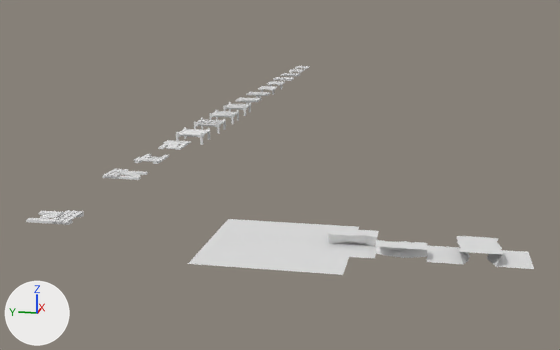
The Blender file art_src/tilesets/cave/cave_wood_walk.blend, before and after one commit.
The view is the same before and after, from a 50 mm lens placed at (-30.0, -16.0, 9.9), pointed at (-0.5, -10.1, 2.6). Every picture has the same lights, and +X, +Y and +Z are marked at lower left. Materials are left out; every surface is plain grey.

In view in the first picture: 'Shadow_Plane', 'Shadow_water_edge.000', 'Shadow_water_edge.001', 'Shadow_water_edge.002', 'Shadow_water_edge.003', 'floor.005', 'floor.006'.
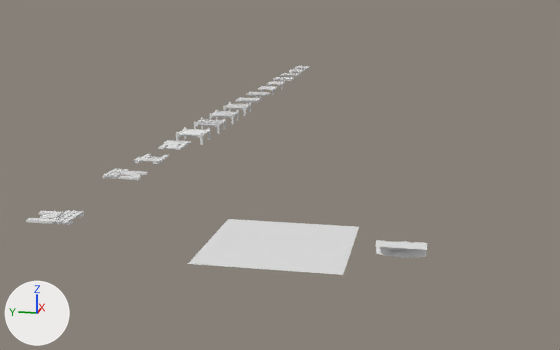
Commit message: work on cave wooden walks.

Location of each change, (x1, y1, x2, y2) in pixels of the pictures (560 x 350 px):
```json
{"object": "Shadow_water_edge.002", "change": "deleted", "before": [328, 228, 379, 259]}
{"object": "Shadow_water_edge.003", "change": "deleted", "before": [478, 237, 534, 269]}
{"object": "Shadow_water_edge.001", "change": "deleted", "before": [427, 236, 480, 265]}
```

Scene script edits in JSON lines:
```json
{"op": "remove", "block": "ob_shadow_water_edge_003", "code": ["ob_shadow_water_edge_003 = bpy.data.objects.new('Shadow_water_edge.003', me_plane_004)", "ob_shadow_water_edge_003.location = (0.0, -19.0, 0.0)", "ob_shadow_water_edge_003.rotation_euler = (0.0, 0.0, 4.712)  # degrees (0, 0, 270)", "_m = ob_shadow_water_edge_003.modifiers.new('EdgeSplit', 'EDGE_SPLIT')"]}
{"op": "remove", "block": "ob_shadow_water_edge_002", "code": ["ob_shadow_water_edge_002 = bpy.data.objects.new('Shadow_water_edge.002', me_plane_002)", "ob_shadow_water_edge_002.location = (0.0, -13.0, 0.0)", "ob_shadow_water_edge_002.rotation_euler = (0.0, 0.0, 3.142)  # degrees (0, 0, 180)", "_m = ob_shadow_water_edge_002.modifiers.new('EdgeSplit', 'EDGE_SPLIT')"]}
{"op": "remove", "block": "ob_shadow_water_edge_001", "code": ["ob_shadow_water_edge_001 = bpy.data.objects.new('Shadow_water_edge.001', me_plane_001)", "ob_shadow_water_edge_001.location = (0.0, -17.0, 0.0)", "ob_shadow_water_edge_001.rotation_euler = (0.0, 0.0, 1.571)  # degrees (0, 0, 90)", "_m = ob_shadow_water_edge_001.modifiers.new('EdgeSplit', 'EDGE_SPLIT')"]}
```
